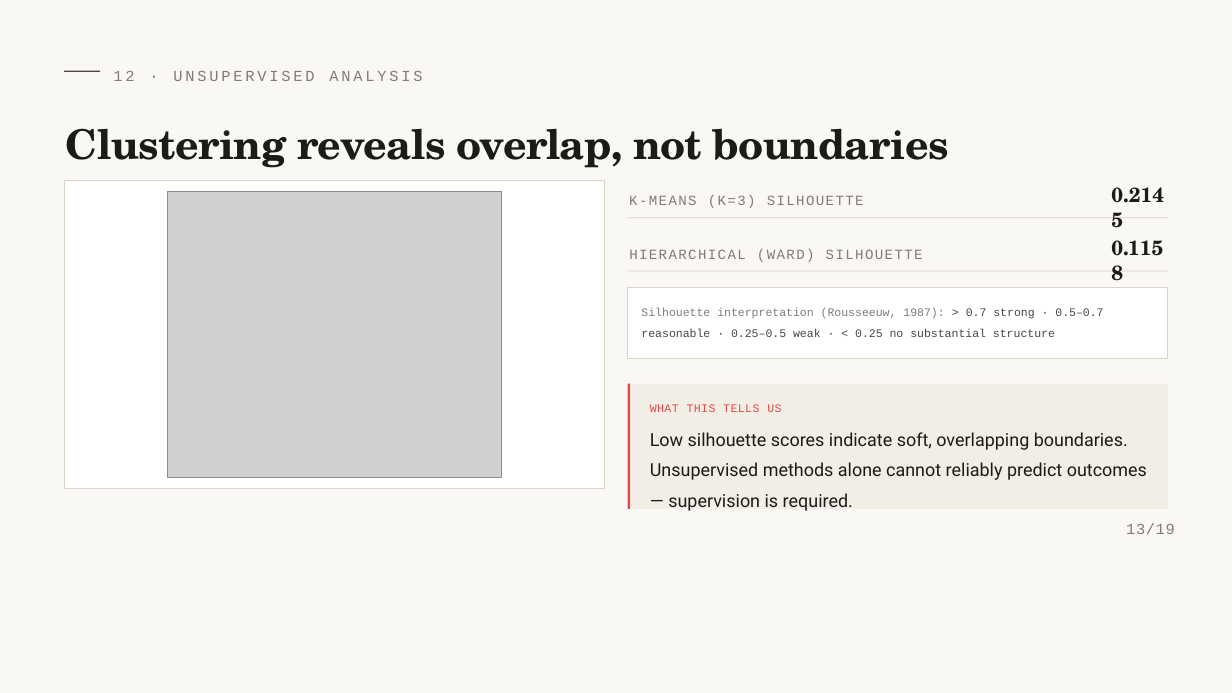
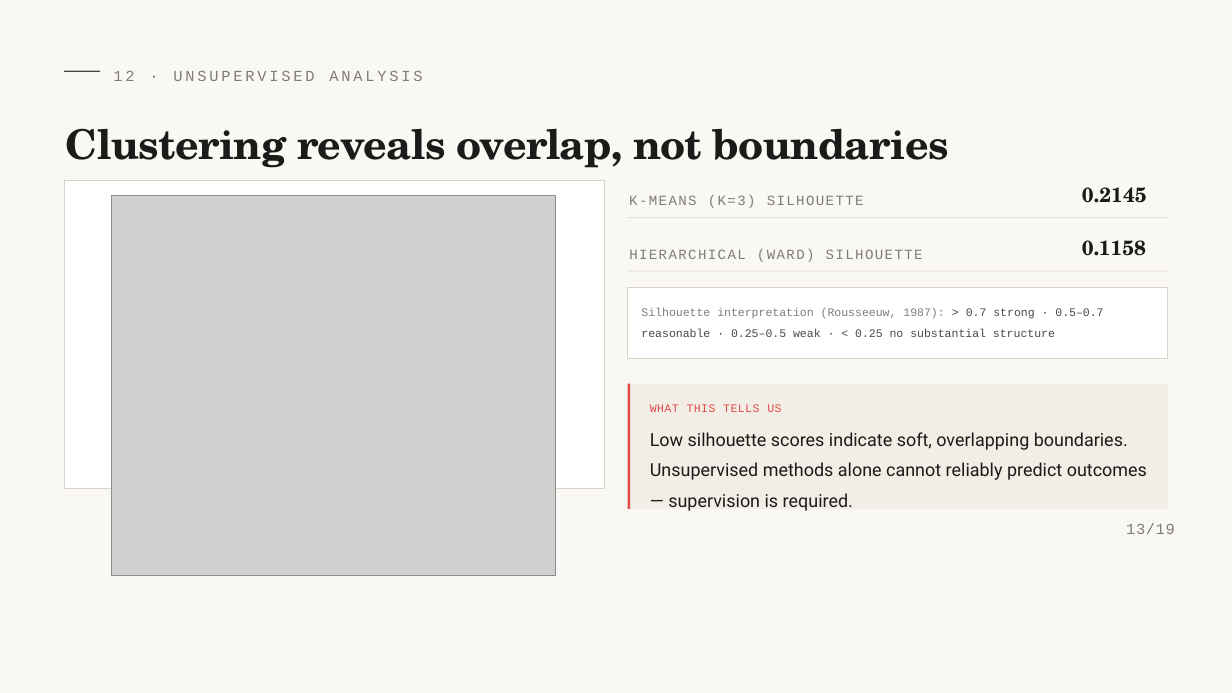
Before and after one commit to Lambert-Nguyen/cmpe255-student-dropout-prediction, a slide deck: slide 13 of presentation/Editable_CMPE255_Student_Dropout_Prediction_editable.pptx. Drawn at 1232x693 pixels with LibreOffice and Linux fonts; fonts in the diff are those of the drawing; grey boxes stand for pictures. Boxes give left, top, right and bottom in pixels: in the first picture for what was removed or moved away, otherwise in the second. Text is boxed around its words. In the diff, an @@ line names an element or a change of style, - is before the commit and + after.

```diff
--- a/presentation/Editable_CMPE255_Student_Dropout_Prediction_editable.pptx
+++ b/presentation/Editable_CMPE255_Student_Dropout_Prediction_editable.pptx
@@ picture: place and size @@
-picture at [167,191,501,477]
+picture at [111,196,556,576]
@@ text "0.2145" rewrapped from [1111,187,1164,203] to [1082,187,1147,203] @@
@@ text "0.1158" rewrapped from [1111,240,1163,256] to [1082,240,1146,256] @@
```
Also in this commit, not shown: 8 other slides changed.
